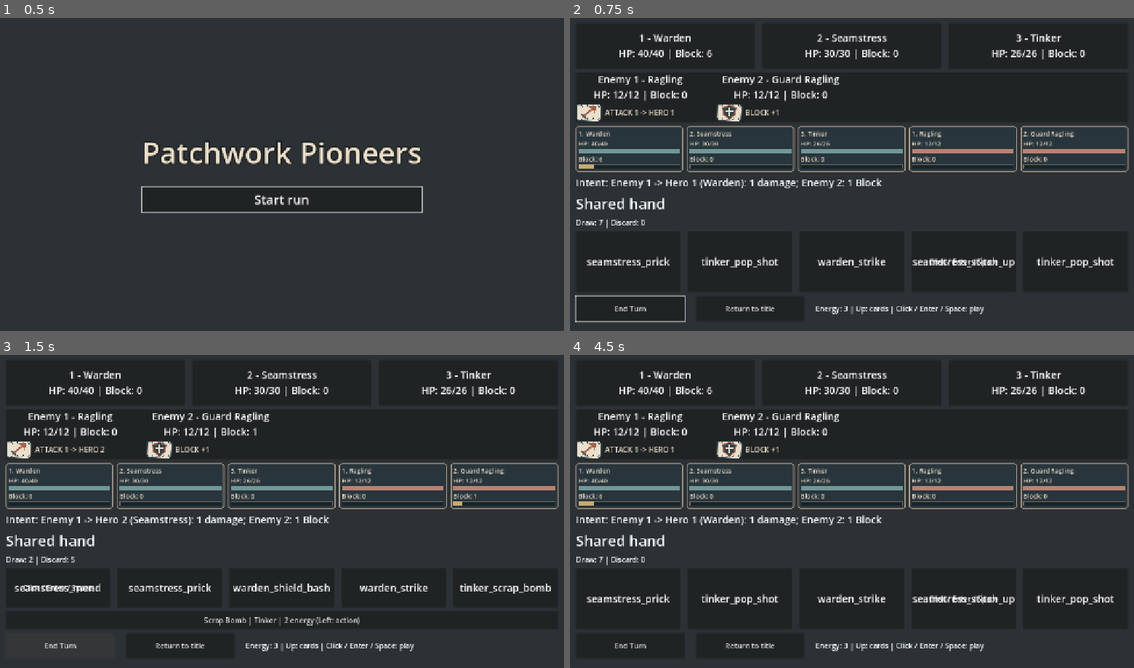
Above: before the commit, frames 1-4 (two rows, left to right).
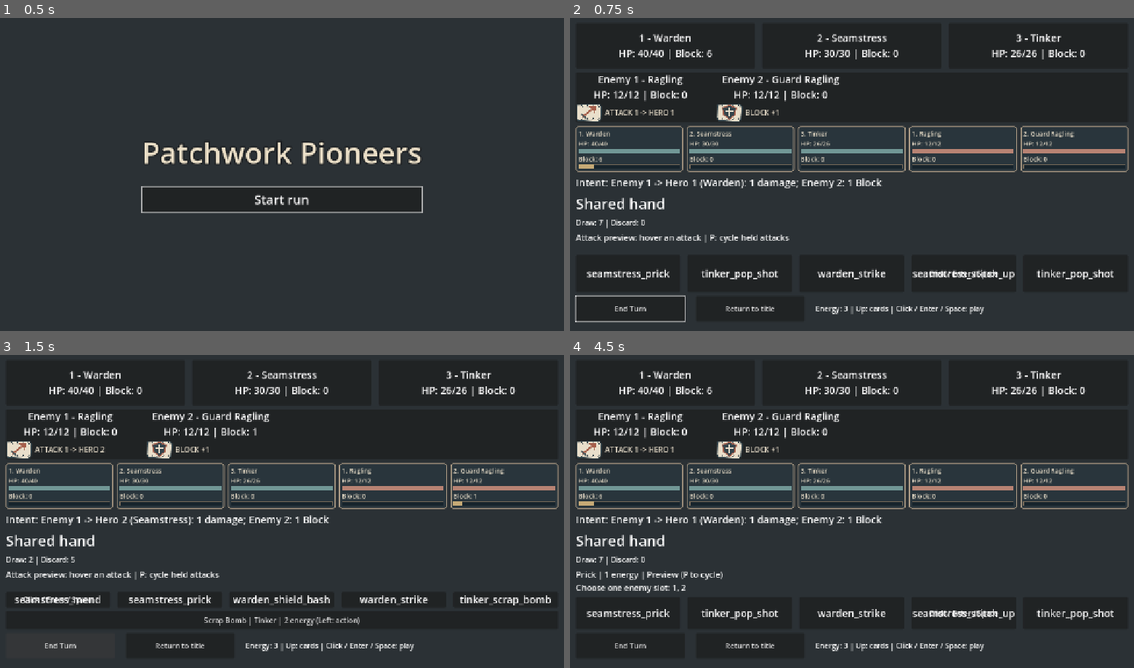
Above: after the commit, the same moments.

Repository: jcoev123-jpg/PatchworkPioneers
Game: Godot game, scene res://scenes/app.tscn
Same seed, same stepped clock (60 frames per second), same inputs: the game is played once before the commit and once after it.
Inputs (mouse positions are in pixels of both pictures, inside the frame that each line leads up to):
- Up to frame 1 (0.5 s): no input
- Up to frame 2 (0.75 s): click "Start run" at 0.5 s
- Up to frame 3 (1.5 s): click "End Turn" at 1.25 s
- Up to frame 4 (4.5 s): click "Scrap Bomb | Tinker | 2 energ…" at 2 s; click "Return to title" at 2.75 s; click "Start run" at 3.5 s; tap Enter (ui_accept) at 4.25 s; move the mouse to (981, 492) at 4.27 s; hold Up from 4.28 s (still down); tap P at 4.35 s; click (981, 492) at 4.42 s

Frame 1 is identical in both runs. In frame 2, 2.7% of the frame differs, in the area x 0-97%, y 69-84%; in frame 3, 2.6%; in frame 4, 2.7%.

Commit message:
Patchwork Pioneers cycle 020: Show live legal targets for held attack cards
Accepted by relay v2 (Claude final review, tests green).

Diff:
--- a/scripts/app.gd
+++ b/scripts/app.gd
@@ -39,6 +39,10 @@
 func _ready() -> void:
 	_build_title()
 	start_run_requested.connect(_start_run)
+	var attack_preview := Node.new()
+	attack_preview.name = "LiveAttackPreview"
+	attack_preview.set_script(preload("res://scripts/live_attack_preview.gd"))
+	add_child(attack_preview)
 
 
 func _process(_delta: float) -> void:
--- /dev/null
+++ b/scripts/live_attack_preview.gd
@@ -0,0 +1,155 @@
+extends Node
+## Read-only presentation. CombatAttackTargeting owns all legality decisions.
+
+var cue: Label
+var _battle: Control
+var _deck: CombatDeck
+var _bindings: Dictionary = {}
+var _selected: Control
+var _keyboard := false
+var _targeting := CombatAttackTargeting.new()
+var _catalog := StarterCards.new()
+
+
+func _process(_delta: float) -> void:
+	_sync_battle()
+
+
+func _input(event: InputEvent) -> void:
+	if not event is InputEventKey or not event.pressed or event.echo or event.keycode != KEY_P:
+		return
+	_sync_battle()
+	var panels: Array[Control] = []
+	var ids: Array[String] = []
+	for panel in _bindings:
+		if _eligible(panel):
+			var id := _card_id(panel)
+			if id not in ids:
+				ids.append(id)
+				panels.append(panel)
+	if panels.is_empty():
+		return
+	var index := ids.find(_card_id(_selected))
+	_selected = panels[(index + 1) % panels.size()]
+	_keyboard = true
+	_refresh()
+	get_viewport().set_input_as_handled()
+
+
+func _card_id(panel) -> String:
+	if not is_instance_valid(panel) or panel.get_child_count() == 0 or not panel.get_child(0) is Label:
+		return ""
+	return panel.get_child(0).text
+
+
+func _eligible(panel) -> bool:
+	var app = get_parent()
+	if not is_instance_valid(panel) or not is_instance_valid(_battle) or _deck == null:
+		return false
+	if app.deck != _deck or app.battle_view != _battle or not is_instance_valid(app.hand_view):
+		return false
+	if not _battle.is_visible_in_tree() or not panel.is_visible_in_tree() or panel.get_parent() != app.hand_view:
+		return false
+	if app.party == null or app.enemies == null or not app.party.is_valid() or not app.enemies.is_valid():
+		return false
+	if not _deck.turn_active or app.party.is_defeated() or app.enemies.is_victorious():
+		return false
+	if app.battle_result == null or not app.battle_result.can_continue():
+		return false
+	var id := _card_id(panel)
+	var index: int = panel.get_index()
+	return id in CombatAttackTargeting.ATTACK_IDS and index < _deck.hand.size() and _deck.hand[index] == id
+
+
+func _sync_battle() -> void:
+	var app = get_parent()
+	if app.deck == null or not is_instance_valid(app.battle_view) or not is_instance_valid(app.hand_view):
+		_clear()
+		return
+	if _battle != app.battle_view or _deck != app.deck:
+		_clear()
+		_battle = app.battle_view
+		_deck = app.deck
+		_battle.tree_exiting.connect(_clear, CONNECT_ONE_SHOT)
+		cue = Label.new()
+		cue.name = "AttackPreviewCue"
+		cue.mouse_filter = Control.MOUSE_FILTER_IGNORE
+		cue.add_theme_font_size_override("font_size", 18)
+		cue.custom_minimum_size.y = 44
+		cue.autowrap_mode = TextServer.AUTOWRAP_WORD_SMART
+		var column: Node = app.hand_view.get_parent()
+		column.add_child(cue)
+		column.move_child(cue, app.hand_view.get_index())
+	for panel in _bindings.keys():
+		if not _eligible(panel) or _bindings[panel].id != _card_id(panel):
+			_unbind(panel)
+	for panel in app.hand_view.get_children():
+		if not _eligible(panel) or _bindings.has(panel):
+			continue
+		# Labels must not intercept the panel's physical hover. No focus/gui_input changes.
+		panel.get_child(0).mouse_filter = Control.MOUSE_FILTER_IGNORE
+		var entered := _hover.bind(panel)
+		var exited := _leave.bind(panel)
+		_bindings[panel] = {"id": _card_id(panel), "entered": entered, "exited": exited}
+		panel.mouse_entered.connect(entered)
+		panel.mouse_exited.connect(exited)
+	_refresh()
+
+
+func _hover(panel: Control) -> void:
+	if not _bindings.has(panel) or not _eligible(panel) or _bindings[panel].id != _card_id(panel):
+		return
+	_selected = panel
+	_keyboard = false
+	_refresh()
+
+
+func _leave(panel: Control) -> void:
+	if _selected == panel and not _keyboard:
+		_selected = null
+		_refresh()
+
+
+func _refresh() -> void:
+	if not is_instance_valid(cue):
+		return
+	if not _bindings.has(_selected) or not _eligible(_selected):
+		_selected = null
+		cue.text = "" if _bindings.is_empty() else "Attack preview: hover an attack | P: cycle held attacks"
+		return
+	var app = get_parent()
+	var id := _card_id(_selected)
+	var definition := _catalog.get_definition(id)
+	var preview := _targeting.get_preview(app.deck, app.party, app.enemies, id)
+	var targets: PackedStringArray = []
+	for position in preview.target_positions:
+		targets.append(str(position))
+	var description := "Unavailable: no legal targets"
+	if preview.playable:
+		description = ("Choose one enemy slot: " if preview.requires_selection else "All enemies in slots: ") + ", ".join(targets)
+	cue.text = "%s | %d energy | Preview (P to cycle)\n%s" % [definition.display_name, definition.cost, description]
+
+
+func _unbind(panel) -> void:
+	var binding: Dictionary = _bindings[panel]
+	if is_instance_valid(panel):
+		if panel.mouse_entered.is_connected(binding.entered):
+			panel.mouse_entered.disconnect(binding.entered)
+		if panel.mouse_exited.is_connected(binding.exited):
+			panel.mouse_exited.disconnect(binding.exited)
+	_bindings.erase(panel)
+	if _selected == panel:
+		_selected = null
+
+
+func _clear() -> void:
+	for panel in _bindings.keys():
+		_unbind(panel)
+	if is_instance_valid(_battle) and _battle.tree_exiting.is_connected(_clear):
+		_battle.tree_exiting.disconnect(_clear)
+	if is_instance_valid(cue):
+		cue.queue_free()
+	cue = null
+	_battle = null
+	_deck = null
+	_selected = null
--- /dev/null
+++ b/tests/live_attack_preview_test.gd
@@ -0,0 +1,277 @@
+extends SceneTree
+
+var failures: Array[String] = []
+var checks := 0
+var app
+var presenter
+var catalog := StarterCards.new()
+var targeting := CombatAttackTargeting.new()
+
+
+func _initialize() -> void:
+	_run.call_deferred()
+
+
+func _check(condition: bool, message: String) -> void:
+	checks += 1
+	if not condition:
+		failures.append(message)
+
+
+func _frames() -> void:
+	for frame in range(4):
+		await process_frame
+
+
+func _key(code: Key) -> void:
+	for pressed in [true, false]:
+		var event := InputEventKey.new()
+		event.keycode = code
+		event.pressed = pressed
+		root.push_input(event, true)
+	await _frames()
+
+
+func _hover(control: Control) -> void:
+	var motion := InputEventMouseMotion.new()
+	motion.position = Vector2(2, 2)
+	root.push_input(motion, true)
+	await _frames()
+	motion = InputEventMouseMotion.new()
+	motion.position = control.get_global_rect().get_center()
+	_check(root.get_visible_rect().has_point(motion.position), "physical hover within viewport")
+	root.push_input(motion, true)
+	await _frames()
+
+
+func _click(control: Control) -> void:
+	await _hover(control)
+	for pressed in [true, false]:
+		var event := InputEventMouseButton.new()
+		event.position = control.get_global_rect().get_center()
+		event.button_index = MOUSE_BUTTON_LEFT
+		event.pressed = pressed
+		root.push_input(event, true)
+	await _frames()
+
+
+func _panel(id: String):
+	for panel in app.hand_view.get_children():
+		if panel.get_child(0).text == id:
+			return panel
+	return null
+
+
+func _snapshot() -> Array:
+	return [app.deck.hand.duplicate(), app.deck.draw_pile.duplicate(), app.deck.discard_pile.duplicate(),
+		app.deck.energy, app.deck.turn_active, app.party.get_heroes(), app.enemies.get_enemies(),
+		app.enemy_attacks.duplicate(true), app.enemy_intents.get_intents(), app.enemy_intents._turn_index,
+		app.run_rng.seed, app.run_rng.state, app.battle_result.get_outcome()]
+
+
+func _seed_for(id: String) -> int:
+	var cards: Array[String] = []
+	cards.assign(JSON.parse_string(FileAccess.get_file_as_string(app.STARTER_DECK_PATH)))
+	for candidate in range(1000):
+		var rng := RandomNumberGenerator.new()
+		rng.seed = candidate
+		var deck := CombatDeck.new(cards, rng)
+		deck.start_turn()
+		if id in deck.hand:
+			return candidate
+	_check(false, "seeded opening found: " + id)
+	return -1
+
+
+func _start(seed_value: int) -> bool:
+	app.run_seed = seed_value
+	await _click(app.start_button)
+	var valid: bool = app.deck != null and app.party != null and app.enemies != null \
+		and app.battle_result != null and is_instance_valid(presenter.cue)
+	_check(valid, "actual title start mounts cue with complete models")
+	if valid:
+		_check(app.deck.turn_active and not presenter._bindings.is_empty(), "real active opening with bound attacks")
+		var count := 0
+		for child in app.hand_view.get_parent().get_children():
+			if child.name == "AttackPreviewCue":
+				count += 1
+		_check(count == 1, "exactly one battle-local cue")
+	return valid
+
+
+func _return() -> void:
+	await _click(app.return_button)
+	_check(app.deck == null and presenter.cue == null and presenter._bindings.is_empty(), "Return clears cue and bindings")
+
+
+func _expected(id: String) -> String:
+	var definition := catalog.get_definition(id)
+	var preview := targeting.get_preview(app.deck, app.party, app.enemies, id)
+	var slots: PackedStringArray = []
+	for position in preview.target_positions:
+		slots.append(str(position))
+	var description := "Unavailable: no legal targets"
+	if preview.playable:
+		description = ("Choose one enemy slot: " if preview.requires_selection else "All enemies in slots: ") + ", ".join(slots)
+	return "%s | %d energy | Preview (P to cycle)\n%s" % [definition.display_name, definition.cost, description]
+
+
+func _assert_preview(id: String) -> void:
+	if "--inject-wrong-cue" in OS.get_cmdline_user_args():
+		presenter.cue.text = "wrong"
+	_check(presenter._selected == _panel(id), "mounted event selected actual held attack: " + id)
+	_check(presenter.cue.text == _expected(id), "exact catalog name/cost and service targets: " + id)
+	_check(presenter.cue.is_visible_in_tree() and root.get_visible_rect().encloses(presenter.cue.get_global_rect()), "cue readable at 1280x720")
+	_check(presenter.cue.get_line_count() <= 2, "cue fits two readable lines")
+
+
+func _run() -> void:
+	root.size = Vector2i(1280, 720)
+	app = load("res://scenes/app.tscn").instantiate()
+	root.add_child(app)
+	await _frames()
+	presenter = app.get_node_or_null("LiveAttackPreview")
+	_check(presenter != null, "app itself mounts preview presenter")
+	if presenter == null:
+		app.free()
+		_finish()
+		return
+	_check(presenter.cue == null, "no cue on title")
+	for id in CombatAttackTargeting.ATTACK_IDS:
+		var replay: Array = []
+		for session in range(2):
+			if not await _start(_seed_for(id)):
+				app.free()
+				_finish()
+				return
+			var panel = _panel(id)
+			_check(panel != null, "authored attack really held: " + id)
+			if panel == null:
+				await _return()
+				continue
+			_check(panel.gui_input.get_connections().is_empty() and panel.focus_mode == Control.FOCUS_NONE, "attack remains hover-only")
+			_check(panel.mouse_entered.get_connections().size() == 1, "one hover binding per panel")
+			var before := _snapshot()
+			seed(8123)
+			var expected_global := randi()
+			seed(8123)
+			await _hover(panel)
+			_assert_preview(id)
+			var trace: Array = [presenter.cue.text]
+			var held: Array[String] = []
+			for card in app.deck.hand:
+				if card in CombatAttackTargeting.ATTACK_IDS and card not in held:
+					held.append(card)
+			for step in range(held.size() * 2):
+				await _key(KEY_P)
+				var next_id: String = held[(held.find(id) + step + 1) % held.size()]
+				_assert_preview(next_id)
+				trace.append(presenter.cue.text)
+			_check(randi() == expected_global, "previews do not consume global RNG")
+			_check(_snapshot() == before, "repeated physical previews preserve complete battle state")
+			if session == 0:
+				replay = trace
+			else:
+				_check(trace == replay, "same seed restart reproduces preview trace")
+			# Rebuild invalidates selected panels, and new panels get exactly one binding.
+			var old = panel
+			var callback: Callable = presenter._bindings[old].entered
+			app.hand_view.remove_child(old)
+			app._refresh_hand()
+			await _frames()
+			_check(old.mouse_entered.get_connections().is_empty(), "obsolete live panel disconnected")
+			callback.call()
+			_check(presenter._selected == null, "captured obsolete hover cannot select rebuilt hand")
+			old.free()
+			await _hover(_panel(id))
+			_assert_preview(id)
+			_check(_snapshot() == before, "rebuild and stale callback preserve rules state")
+			await _return()
+	await _negative_cases()
+	await _controls()
+	app.free()
+	_finish()
+
+
+func _negative_cases() -> void:
+	for scenario in ["energy", "downed", "position", "slain", "absent_target", "missing", "inactive", "terminal", "hidden", "invalid"]:
+		var id := "tinker_scrap_bomb" if scenario in ["slain", "absent_target"] else "warden_shield_bash"
+		if not await _start(_seed_for(id)):
+			return
+		await _hover(_panel(id))
+		_assert_preview(id)
+		_check(targeting.get_preview(app.deck, app.party, app.enemies, id).playable, "negative starts with legal targets: " + scenario)
+		if scenario == "energy":
+			app.deck.combat_state.energy = 0
+		elif scenario == "downed":
+			_check(app.party.apply_damage(1, 10000) and app.party.is_downed(1), "owner truly downed")
+		elif scenario == "position":
+			var definitions: Array = app._load_party_definitions()
+			var warden = definitions.pop_front()
+			definitions.append(warden)
+			app.party = CombatParty.new(definitions)
+			app.battle_result = CombatBattleResult.new(app.party, app.enemies)
+			_check(app.party.get_hero(3).id == "warden", "owner truly moved to forbidden position")
+		elif scenario == "slain":
+			_check(app.enemies.apply_damage(1, 10000) and app.enemies.is_slain(1), "slot one slain, slot two survives")
+			_check(targeting.get_preview(app.deck, app.party, app.enemies, id).target_positions == [2], "slain slot is not compacted")
+		elif scenario == "absent_target":
+			app.enemies = CombatEnemies.new([app._load_enemy_definitions()[0]])
+			app.battle_result = CombatBattleResult.new(app.party, app.enemies)
+			_check(app.enemies.is_valid() and app.enemies.get_enemy(2).is_empty(), "valid roster with absent slot two")
+			_check(targeting.get_preview(app.deck, app.party, app.enemies, id).target_positions == [1], "absent target excluded")
+		elif scenario == "missing":
+			_check(app.deck.discard_played(id), "selected card removed from authoritative hand")
+		elif scenario == "inactive":
+			app.deck.combat_state.player_turn_active = false
+		elif scenario == "terminal":
+			for enemy in app.enemies.get_enemies():
+				app.enemies.apply_damage(enemy.position, 10000)
+			await _frames()
+			_check(app.battle_result.is_finished(), "terminal result observed in actual app")
+		elif scenario == "hidden":
+			app.battle_view.hide()
+		elif scenario == "invalid":
+			app.enemies = null
+		var before: Array = _snapshot() if app.enemies != null else []
+		# Let the normal presenter observe the change without another input.
+		await _frames()
+		if not before.is_empty():
+			_check(_snapshot() == before, "state refresh never mutates surviving models: " + scenario)
+		if scenario in ["energy", "downed", "position", "slain", "absent_target"]:
+			_assert_preview(id)
+			if scenario in ["energy", "downed", "position"]:
+				_check(presenter.cue.text.contains("Unavailable") and not presenter.cue.text.contains("enemy slot:"), "no stale legal targets: " + scenario)
+		else:
+			_check(presenter._selected == null and not presenter.cue.text.contains("enemy slot:") and not presenter.cue.text.contains("All enemies"), "cue cleared: " + scenario)
+		if scenario == "energy":
+			app.deck.combat_state.energy = 3
+			await _frames()
+			_assert_preview(id)
+		app.battle_view.show()
+		await _return()
+
+
+func _controls() -> void:
+	if not await _start(_seed_for("warden_brace")):
+		return
+	var brace = _panel("warden_brace")
+	_check(brace != null and brace.focus_mode == Control.FOCUS_ALL and brace.gui_input.get_connections().size() == 1, "support input/focus preserved")
+	var block: int = app.party.get_hero(1).block
+	await _key(KEY_P)
+	await _click(brace)
+	_check(app.party.get_hero(1).block == block + 7 and app.deck.energy == 2 and not app.deck.hand.has("warden_brace"), "physical support play still works after preview")
+	await _key(KEY_P)
+	await _click(app.end_turn_button)
+	_check(app.enemy_intents._turn_index == 1 and app.deck.turn_active and app.deck.energy == 3, "physical End Turn advances real battle")
+	_check(presenter._selected == null, "End Turn rebuild clears selected preview")
+	await _key(KEY_P)
+	_check(presenter._selected != null, "new turn attacks reachable by P")
+	await _return()
+
+
+func _finish() -> void:
+	for failure in failures:
+		printerr(failure)
+	print("live_attack_preview_test: ", "PASS" if failures.is_empty() else "FAIL", " (", checks, " checks)")
+	quit(0 if failures.is_empty() else 1)
Not shown, added: scripts/live_attack_preview.gd.uid
Not shown, added: tests/live_attack_preview_test.gd.uid
